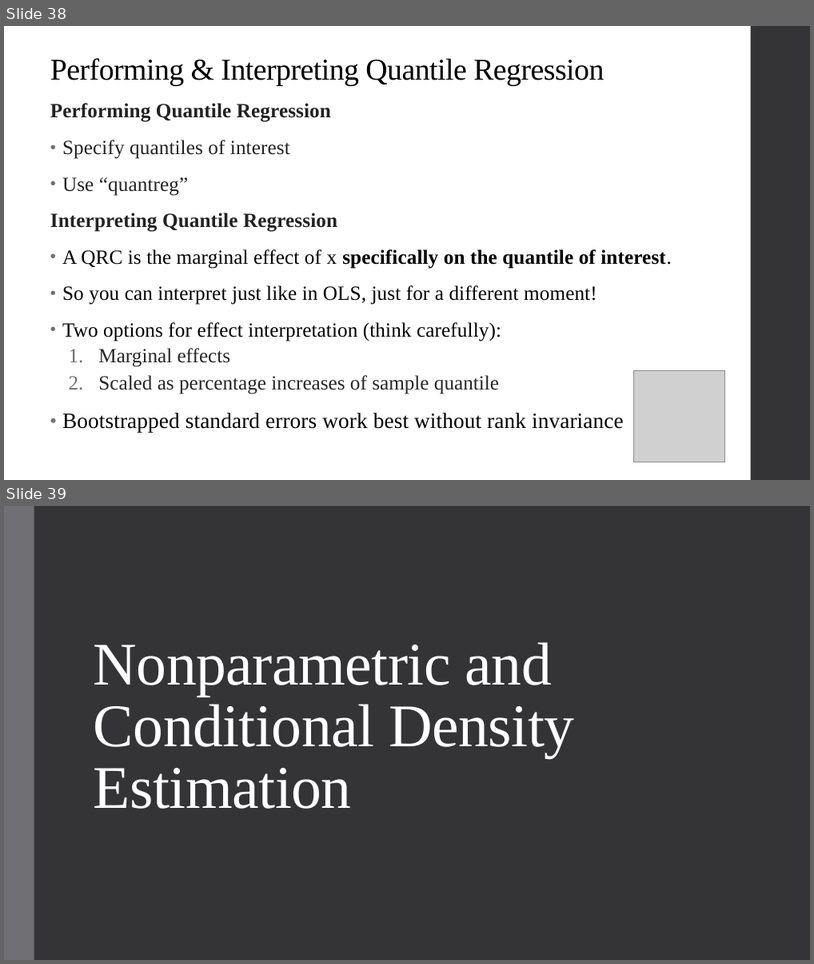
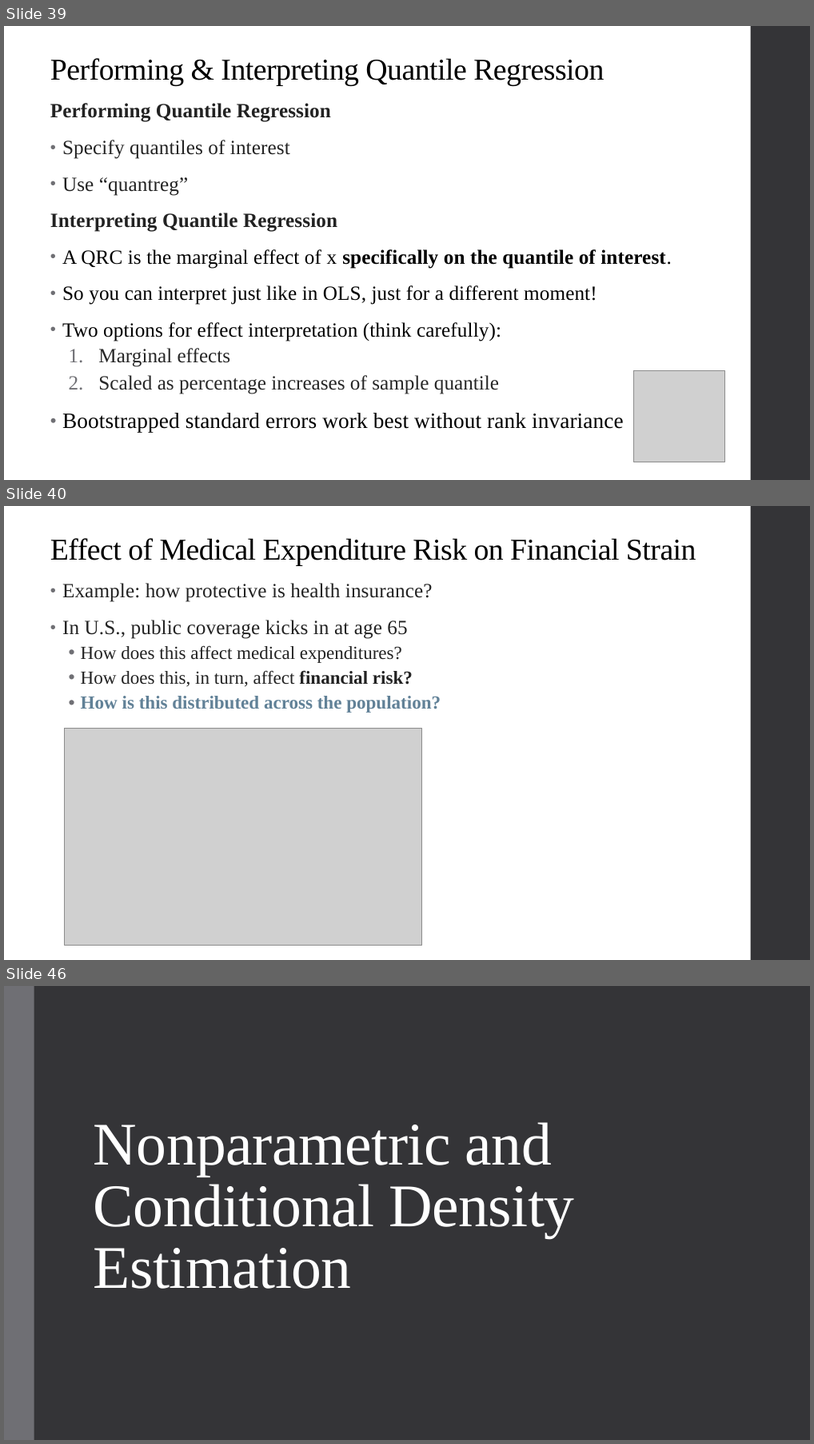
Before and after one commit to qiufei/fork-HAD5744, a slide deck: Lecture10_SyntheticControl_QuantileRegression/Lecture10_SyntheticControl_QuantileRegression.pptx. Shown one above the other, each under a label of ours: slides 38 and 39 before the commit, slides 39, 40 and 46 after it; the slides between them are not shown. The pictures are 814x964 and 814x1444 pixels, drawn with LibreOffice and Linux fonts; fonts in the diff are those of the drawing; grey boxes stand for pictures. Boxes give left, top, right and bottom in pixels: in the first picture for what was removed or moved away, otherwise in the second. Text is boxed around its words. In the diff, an @@ line names an element or a change of style, - is before the commit and + after.

```diff
--- a/Lecture10_SyntheticControl_QuantileRegression/Lecture10_SyntheticControl_QuantileRegression.pptx
+++ b/Lecture10_SyntheticControl_QuantileRegression/Lecture10_SyntheticControl_QuantileRegression.pptx
@@ slide 40 added at [4,506,810,960], background #FFFFFF; not listed: 1 template element that a slide beside it also shows @@
@@ title added at [50,538,697,566], 36 pt, text #000000 @@
+Effect of Medical Expenditure Risk on Financial Strain
@@ text added at [62,583,441,712], 22 pt, text #222222 @@
+• Example: how protective is health insurance?
+• In U.S., public coverage kicks in at age 65
+  • How does this affect medical expenditures?
+  • How does this, in turn, affect financial risk?
+  • How is this distributed across the population?
@@ picture added at [65,728,422,945] @@
@@ what was slide 38 is now slide 39 @@
@@ what was slide 39 is now slide 46 @@
```
Also in this commit, not shown: 7 slides changed, 6 other slides added.
